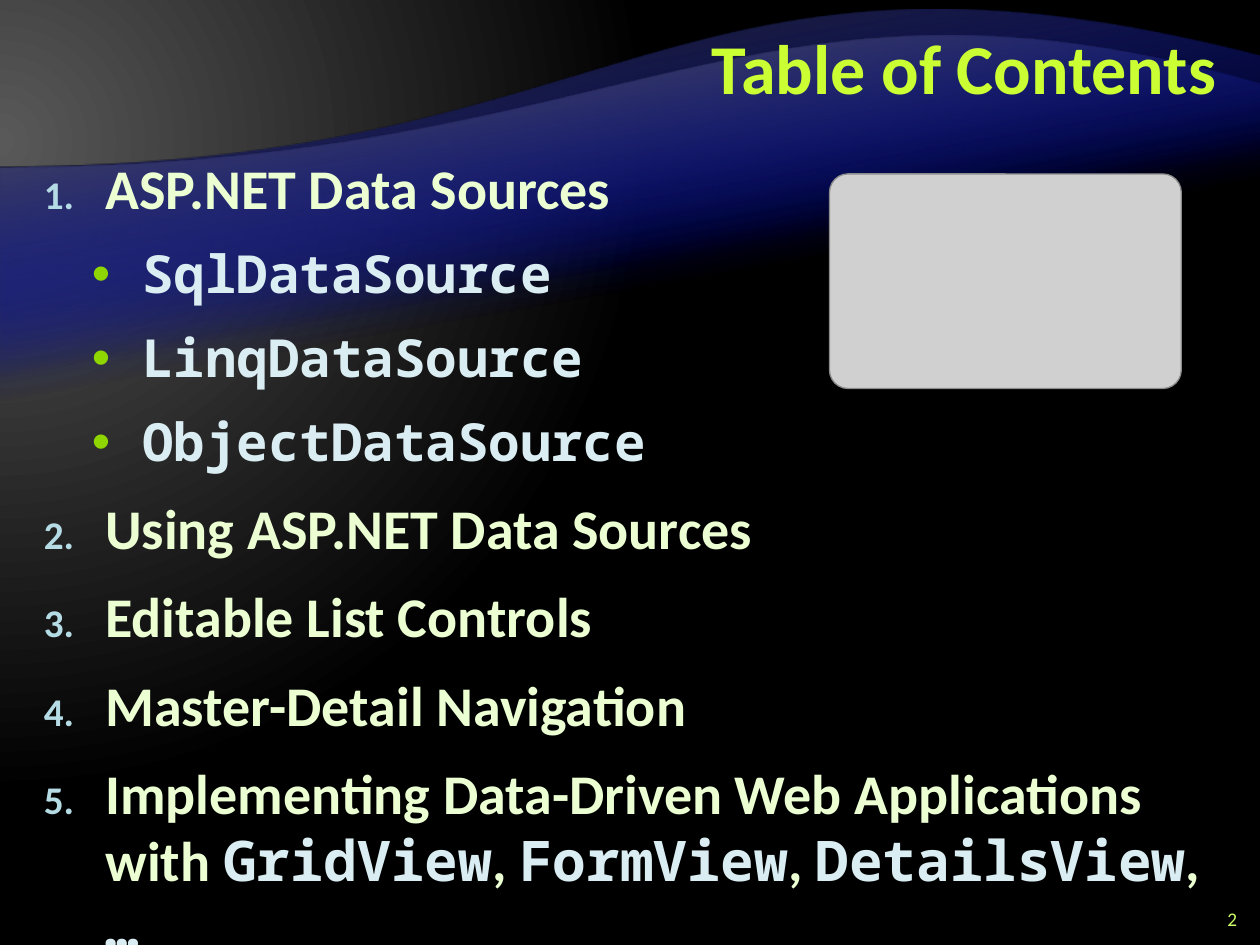
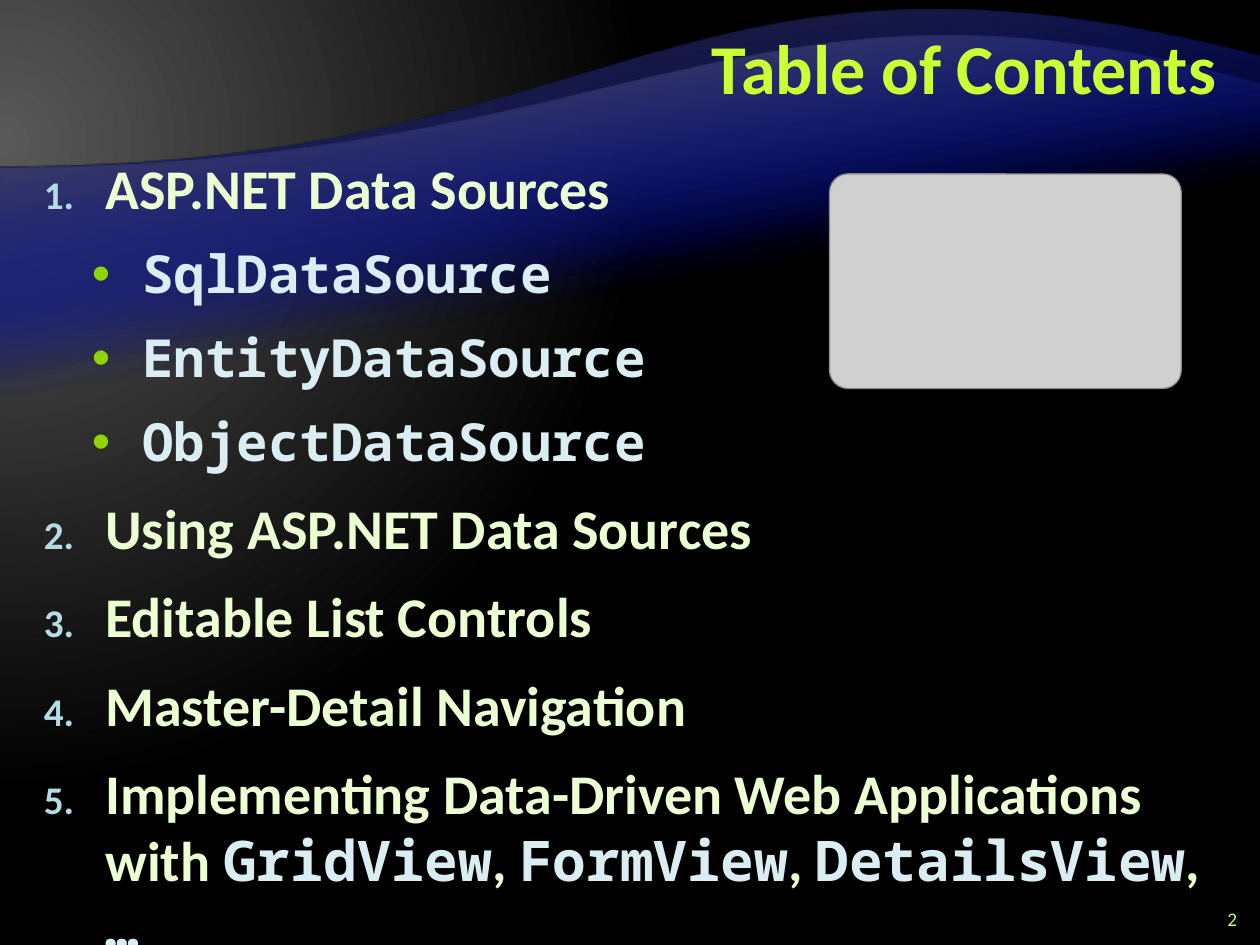
Before and after one commit to Graveheart/aspnetcourse, a slide deck: slide 2 of 2010/lectures/10. ASP.NET-and-Databases.pptx. Drawn at 1260x945 pixels with LibreOffice and Linux fonts; fonts in the diff are those of the drawing; grey boxes stand for pictures; background and template pictures are left out. Boxes give left, top, right and bottom in pixels: in the first picture for what was removed or moved away, otherwise in the second. Text is boxed around its words. In the diff, an @@ line names an element or a change of style, - is before the commit and + after.

Commit message:
changed from Linq-To-SQL to Entities-To-SQL

```diff
--- a/2010/lectures/10. ASP.NET-and-Databases.pptx
+++ b/2010/lectures/10. ASP.NET-and-Databases.pptx
@@ text at (142,329,646,390): text changed @@
-  • LinqDataSource
+  • EntityDataSource
```
Also in this commit, not shown: 11 other slides changed.
